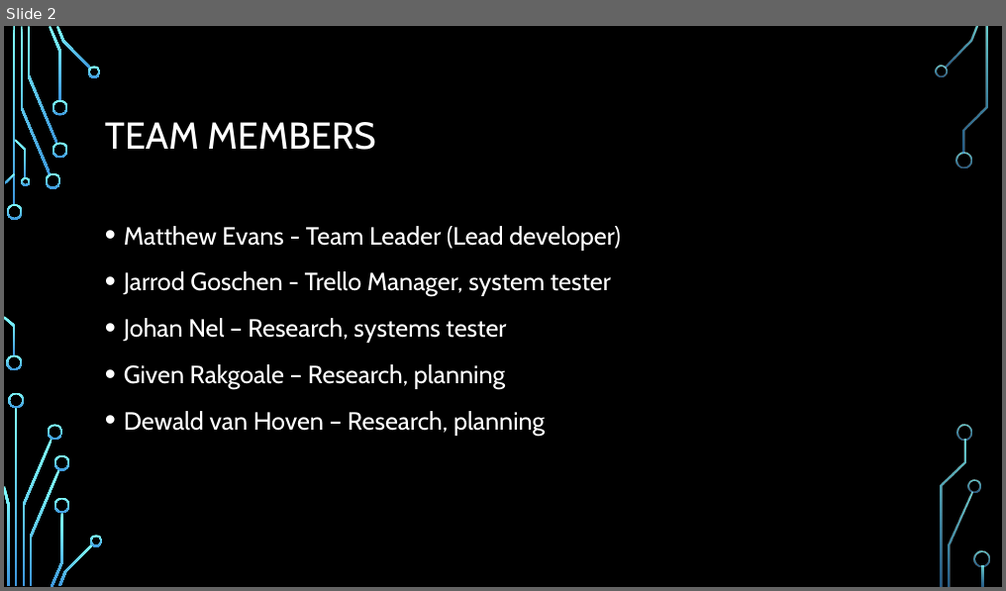
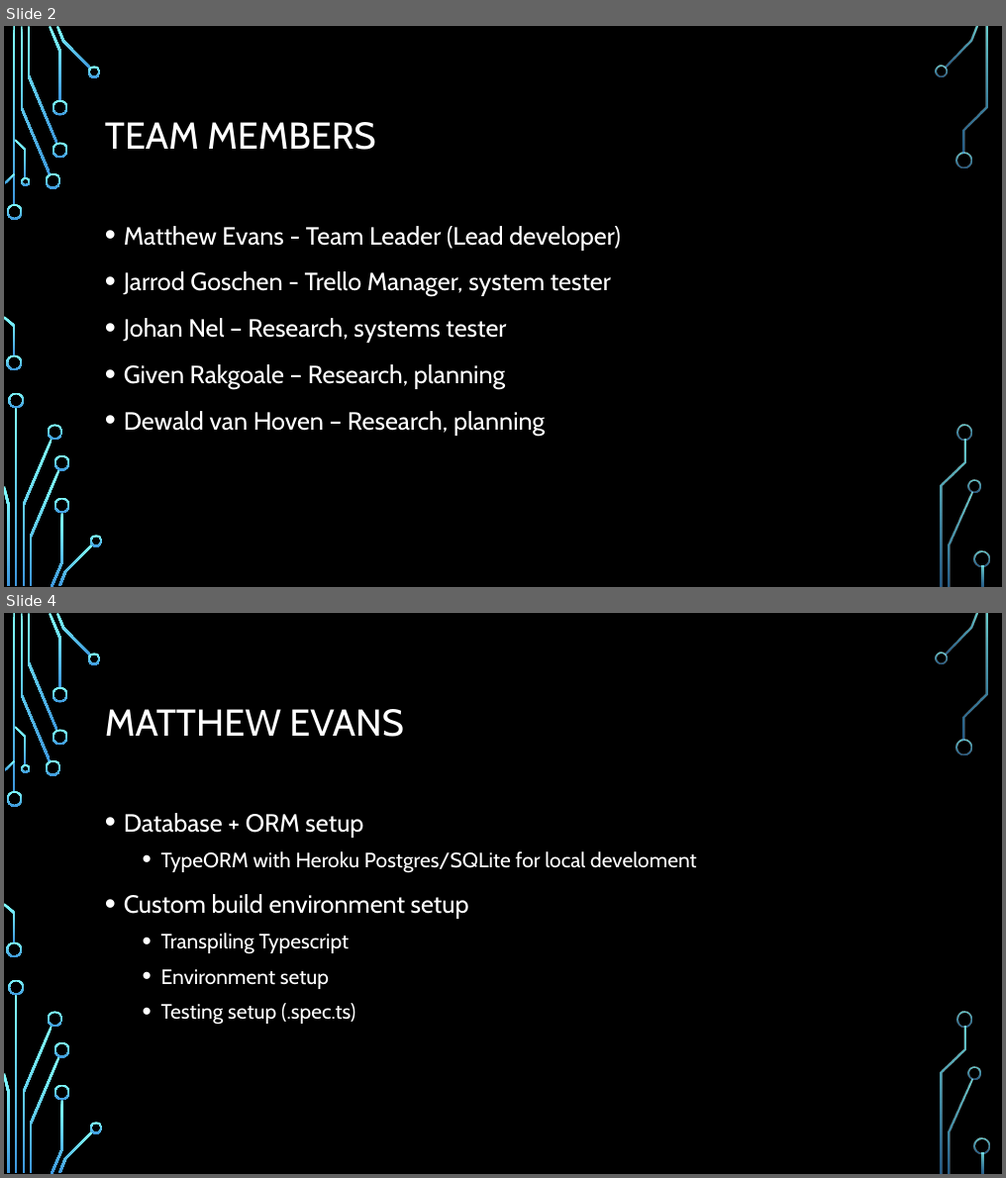
Before and after one commit to ocean-nfc/ocean-nfc-server, a slide deck: Ocean - NFC Slide Show.pptx. Shown one above the other, each under a label of ours: slide 2 before the commit, slides 2 and 4 after it; the slides between them are not shown. The pictures are 1006x591 and 1006x1178 pixels, drawn with LibreOffice and Linux fonts; fonts in the diff are those of the drawing; background and template pictures are left out. Boxes give left, top, right and bottom in pixels: in the first picture for what was removed or moved away, otherwise in the second. Text is boxed around its words. In the diff, an @@ line names an element or a change of style, - is before the commit and + after.

Commit message:
Matthew Evans slides for presentation, 'other cool stuff'

```diff
--- a/Ocean - NFC Slide Show.pptx
+++ b/Ocean - NFC Slide Show.pptx
@@ slide 4 added at bbox=[4, 613, 1002, 1174], background picture (left out); not listed: 36 template elements that a slide beside it also shows @@
@@ title added at bbox=[105, 709, 403, 737], 36 pt, text #FFFFFF @@
+MATTHEW EVANS
@@ text added at bbox=[124, 813, 697, 1025], 20 pt, text #FFFFFF @@
+• Database + ORM setup
+  • TypeORM with Heroku Postgres/SQLite for local develoment
+• Custom build environment setup
+  • Transpiling Typescript
+  • Environment setup
+  • Testing setup (.spec.ts)
```
Also in this commit, not shown: 6 other slides added, 6 slides removed.
